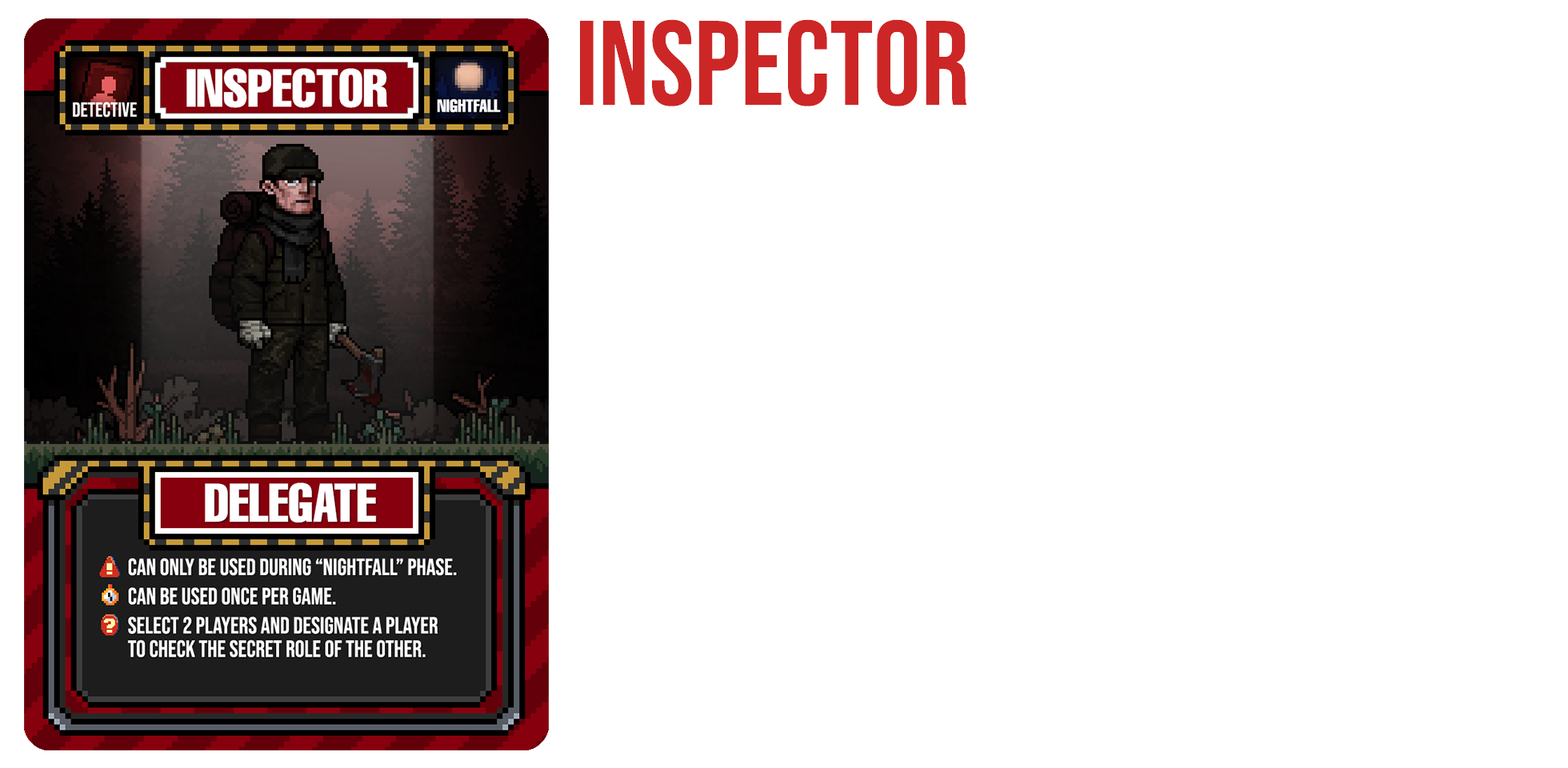
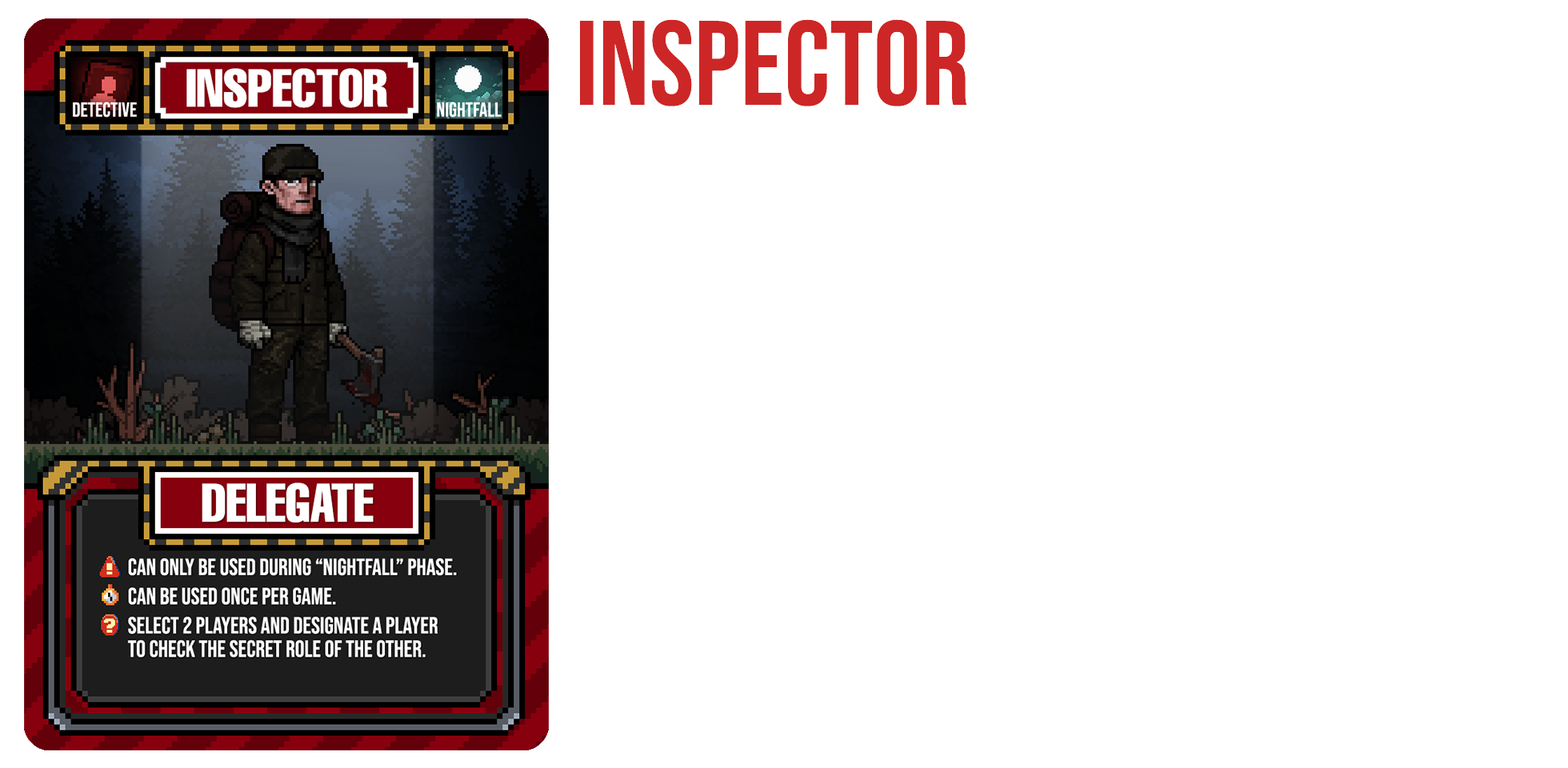
The second w=1568, h=768 image is a revision of the first. Changes to its layers:
painted on "Layer 5" over [24, 56, 549, 524]